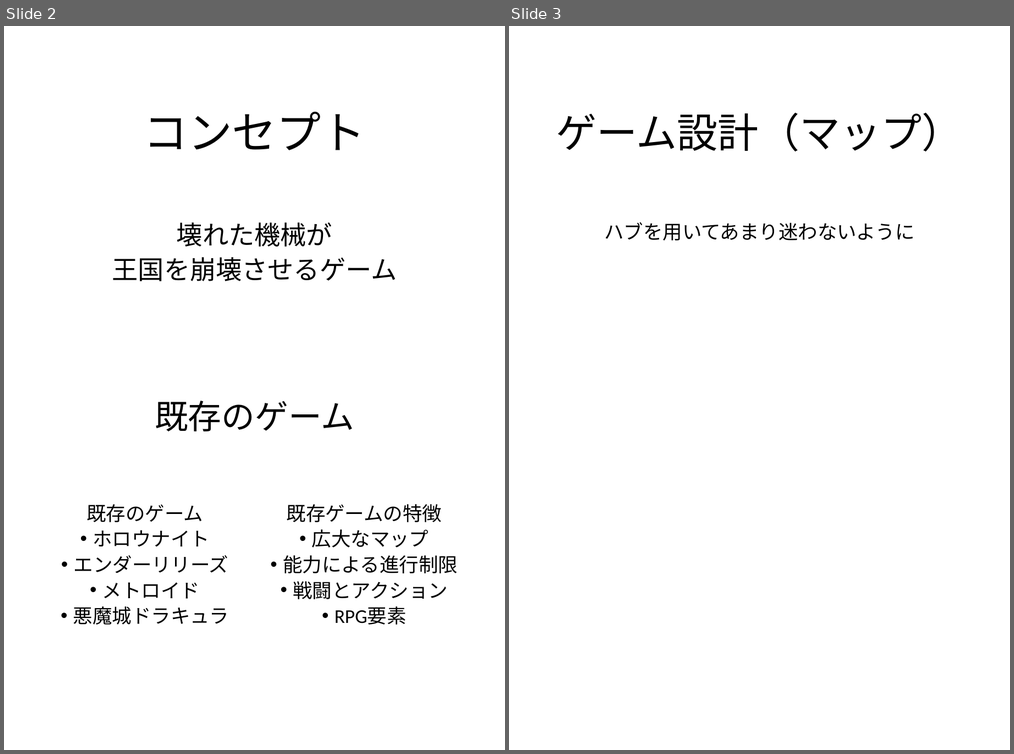
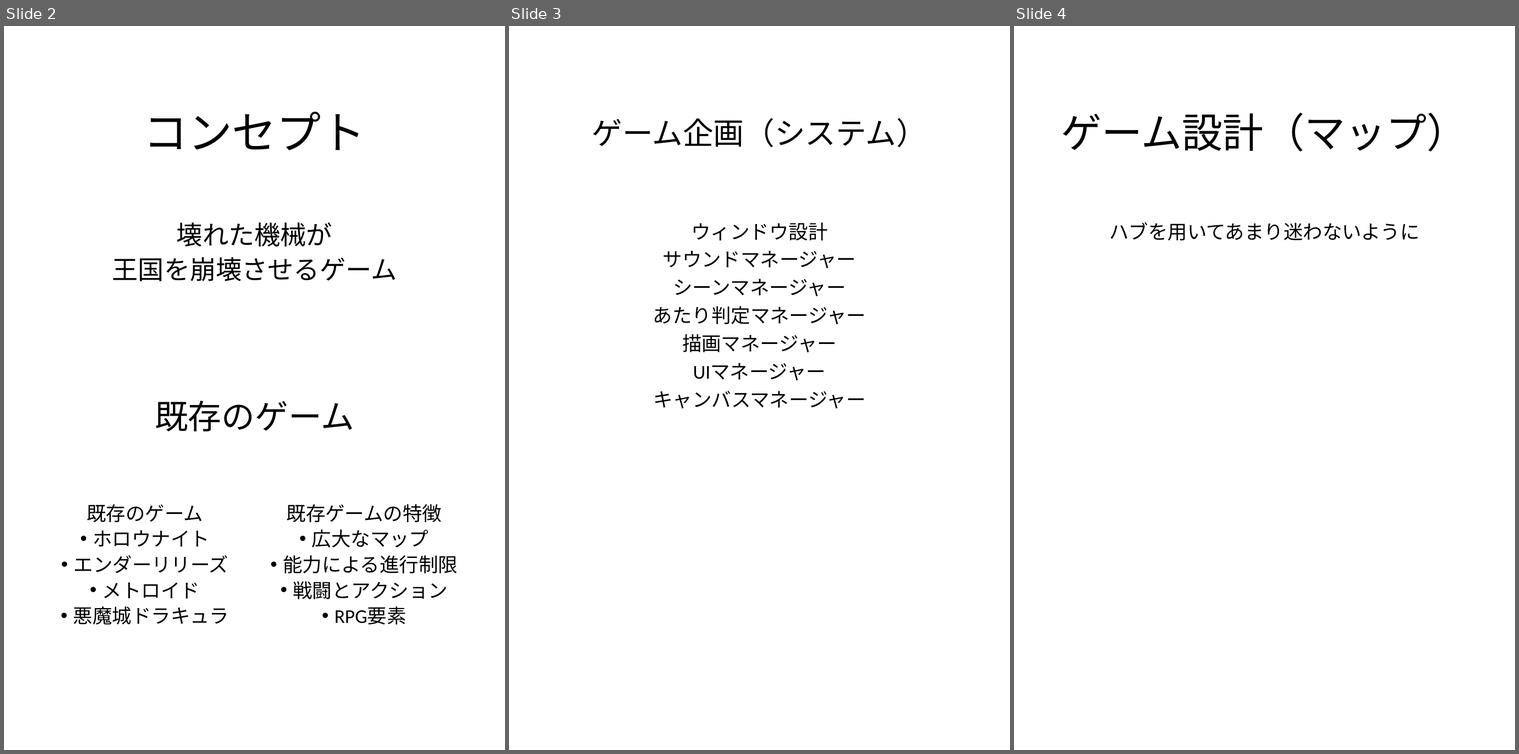
Before and after one commit to souma0221/2D_ActionGame_Project, a slide deck: 企画書（仮）.pptx. Shown side by side, each under a label of ours: slides 2 and 3 before the commit, slides 2, 3 and 4 after it. The pictures are 1014x754 and 1519x754 pixels, drawn with LibreOffice and Linux fonts; fonts in the diff are those of the drawing. Boxes give left, top, right and bottom in pixels: in the first picture for what was removed or moved away, otherwise in the second. Text is boxed around its words. In the diff, an @@ line names an element or a change of style, - is before the commit and + after.

```diff
--- a/企画書（仮）.pptx
+++ b/企画書（仮）.pptx
@@ slide 3 added at (509, 26, 1010, 750), background #FFFFFF @@
@@ title added at (592, 118, 927, 147), 33 pt, text #000000 @@
+ゲーム企画（システム）
@@ text added at (653, 222, 866, 408), 21 pt, text #000000 @@
+ウィンドウ設計
+サウンドマネージャー
+シーンマネージャー
+あたり判定マネージャー
+描画マネージャー
+UIマネージャー
+キャンバスマネージャー
@@ what was slide 3 is now slide 4 @@
```
Also in this commit, not shown: 1 slide changed, 19 other files.
